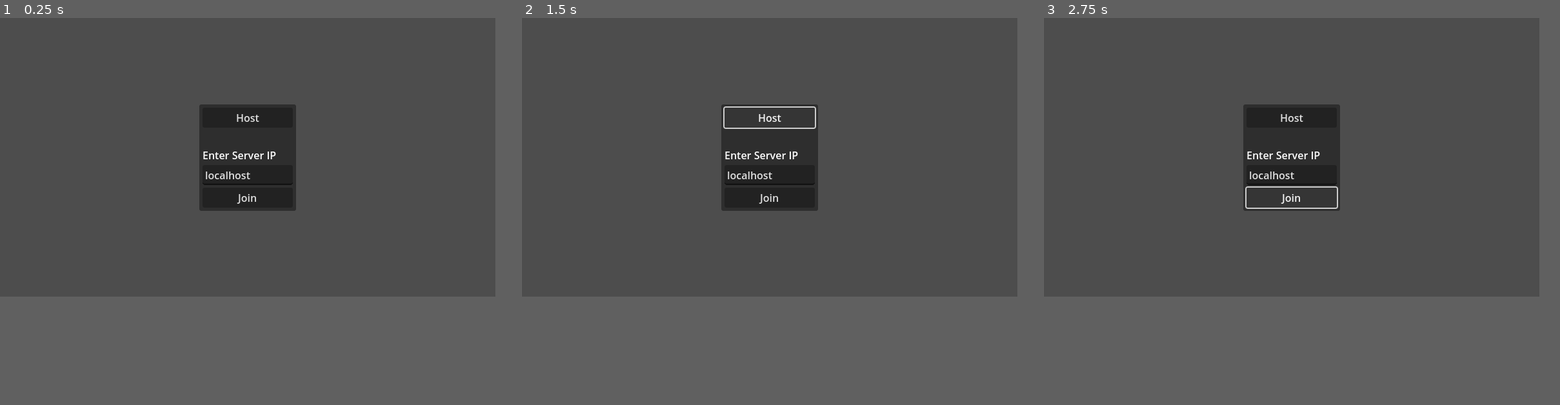
Above: before the commit, frames 1-3 (left to right).
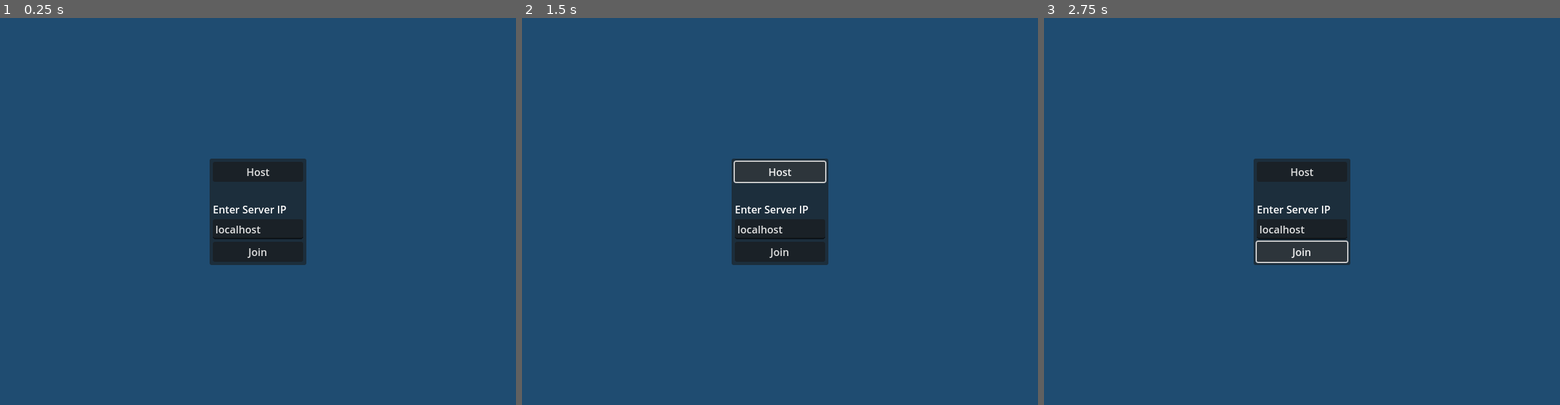
Above: after the commit, the same moments.

Repository: dlameter/InvasiveSpecies
Game: Godot game, scene res://main.tscn
Same seed, same stepped clock (60 frames per second), same inputs: the game is played once before the commit and once after it.
Inputs (mouse positions are in pixels of both pictures, inside the frame that each line leads up to):
- Up to frame 1 (0.25 s): no input
- Up to frame 2 (1.5 s): tap Enter at 0.5 s; move the mouse to (878, 141) at 0.52 s; hold D (right) 0.53-1.25 s; right-click (878, 141) at 0.6 s; click "Host" at 1.25 s
- Up to frame 3 (2.75 s): click "Join" at 2 s
In our replay, the window is 768x432 before the commit and 800x600 after it. These sizes can differ from the game's own. Grey fills any space a smaller window leaves; there, only what the larger window draws over its background counts as a difference.

The runs differ from the first frame. In frame 1, 68% of the frame differs, in the area x 0-96%, y 0-72%; in frame 2, 69%; in frame 3, 68%.

Commit message:
change default viewport size and let it be resizeable, fix win dialog not being centered

Diff:
--- a/main.tscn
+++ b/main.tscn
@@ -17,10 +17,17 @@
 
 [node name="EndScreen" type="PanelContainer" parent="CanvasLayer"]
 unique_name_in_owner = true
-offset_left = 309.0
-offset_top = 147.0
-offset_right = 459.0
-offset_bottom = 285.0
+anchors_preset = 8
+anchor_left = 0.5
+anchor_top = 0.5
+anchor_right = 0.5
+anchor_bottom = 0.5
+offset_left = -75.0
+offset_top = -69.0
+offset_right = 75.0
+offset_bottom = 69.0
+grow_horizontal = 2
+grow_vertical = 2
 metadata/_edit_lock_ = true
 metadata/_edit_group_ = true
 
--- a/project.godot
+++ b/project.godot
@@ -21,9 +21,8 @@
 
 [display]
 
-window/size/viewport_width=768
-window/size/viewport_height=432
-window/size/resizable=false
+window/size/viewport_width=800
+window/size/viewport_height=600
 
 [input]
 
@@ -65,3 +64,4 @@
 [rendering]
 
 textures/canvas_textures/default_texture_filter=0
+environment/defaults/default_clear_color=Color(0.121569, 0.298039, 0.443137, 1)
